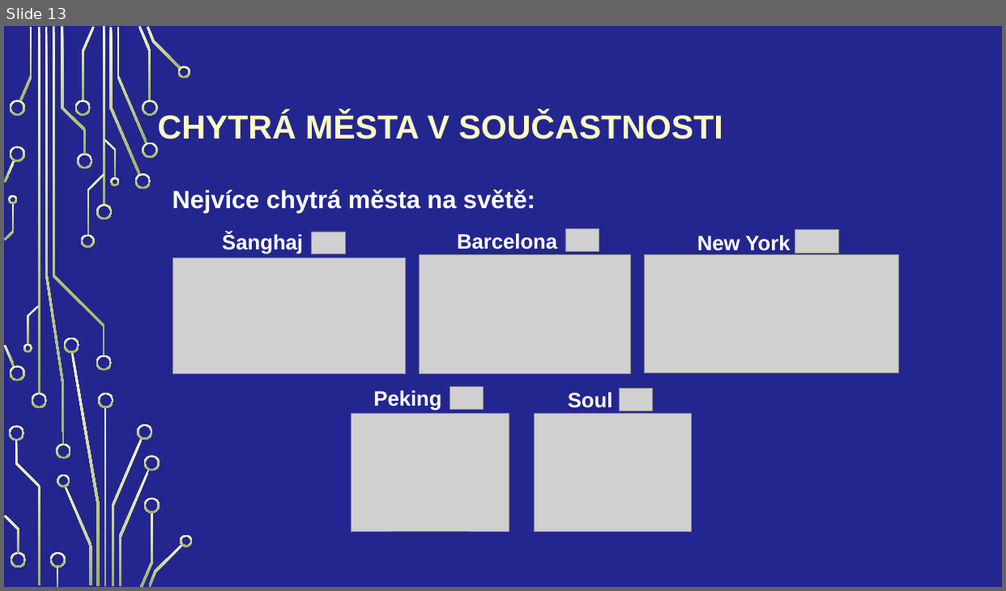
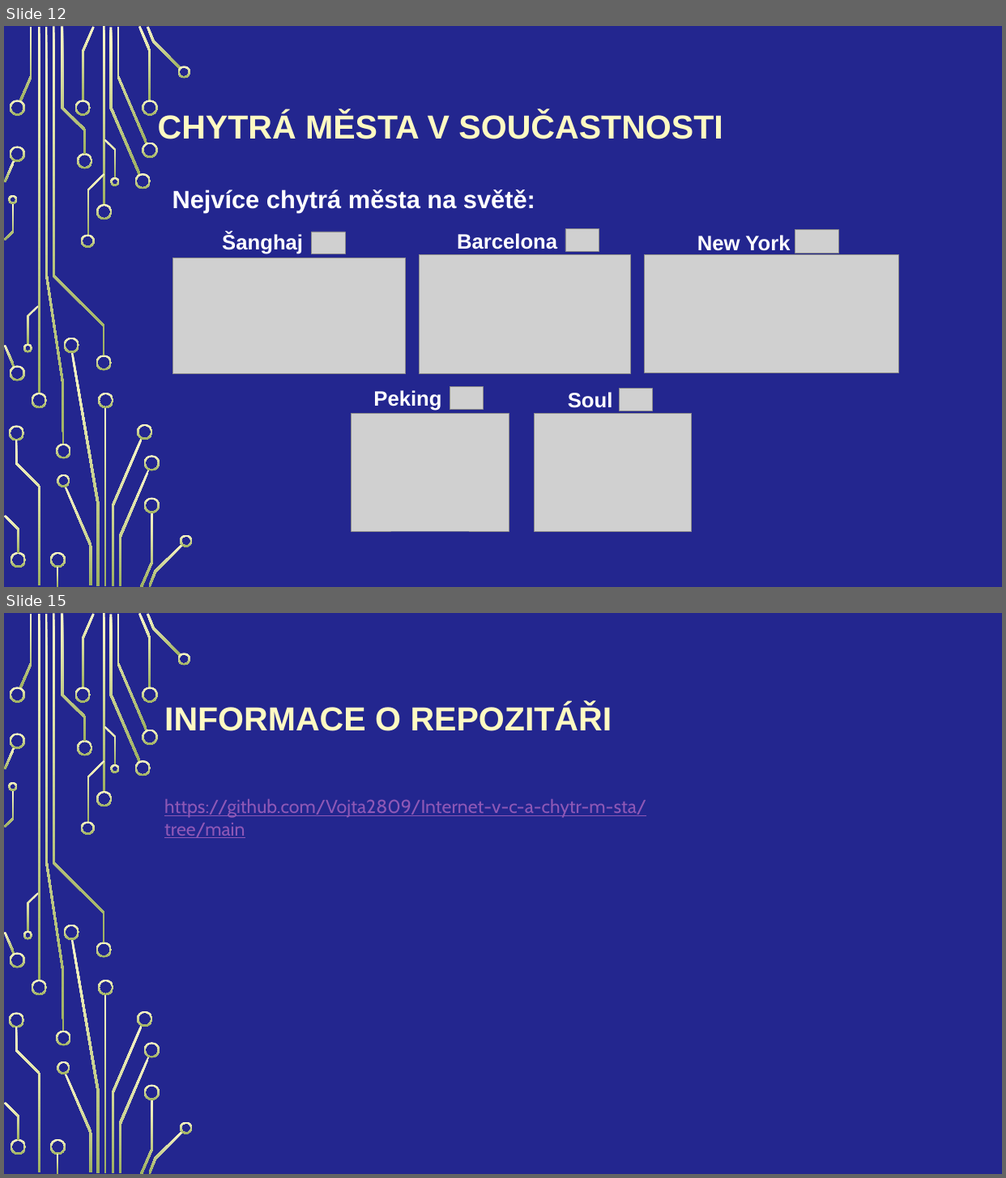
Before and after one commit to Vojta2809/Internet-v-c-a-chytr-m-sta, a slide deck: langsadl.pptx. Shown one above the other, each under a label of ours: slide 13 before the commit, slides 12 and 15 after it; the slides between them are not shown. The pictures are 1006x591 and 1006x1178 pixels, drawn with LibreOffice and Linux fonts; fonts in the diff are those of the drawing; grey boxes stand for pictures; background and template pictures are left out. Boxes give left, top, right and bottom in pixels: in the first picture for what was removed or moved away, otherwise in the second. Text is boxed around its words. In the diff, an @@ line names an element or a change of style, - is before the commit and + after.

```diff
--- a/langsadl.pptx
+++ b/langsadl.pptx
@@ slide 15 added at (x1=4, y1=613, x2=1002, y2=1174), background picture (left out); not listed: 54 template elements that a slide beside it also shows @@
@@ title added at (x1=164, y1=704, x2=612, y2=731), 32 pt, text #FEFAC2, bold @@
+INFORMACE O REPOZITÁŘI
@@ text added at (x1=164, y1=799, x2=646, y2=838), 18 pt, text #8E58B6, underline @@
+https://github.com/Vojta2809/Internet-v-c-a-chytr-m-sta/tree/main
@@ what was slide 13 is now slide 12 @@
```
Also in this commit, not shown: 2 slides changed, 1 other slide added, 3 slides removed, 1 other file.
